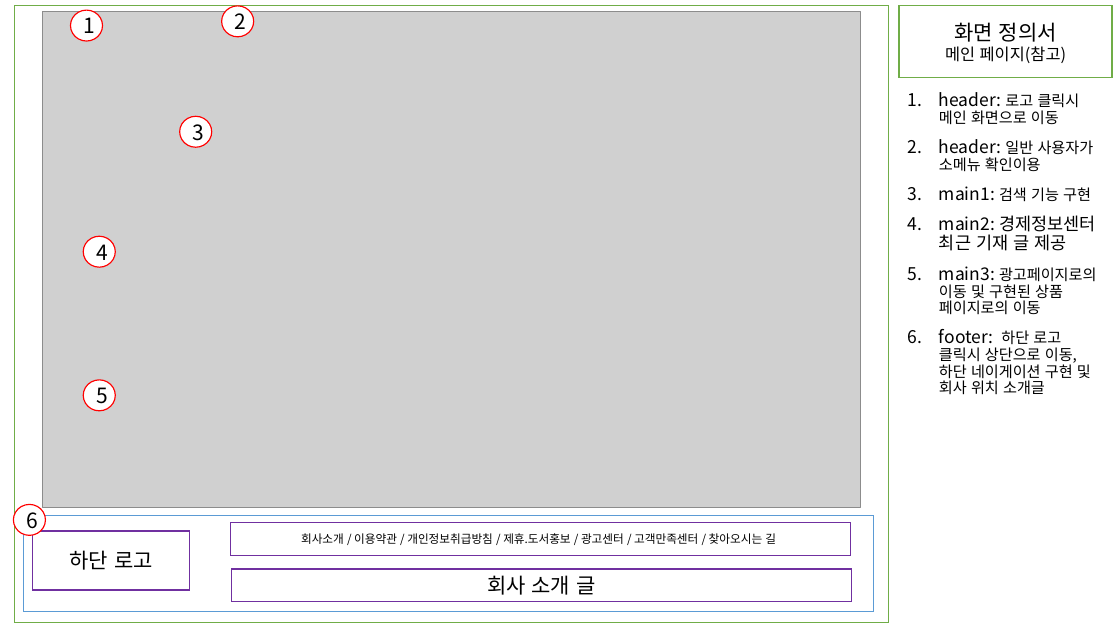
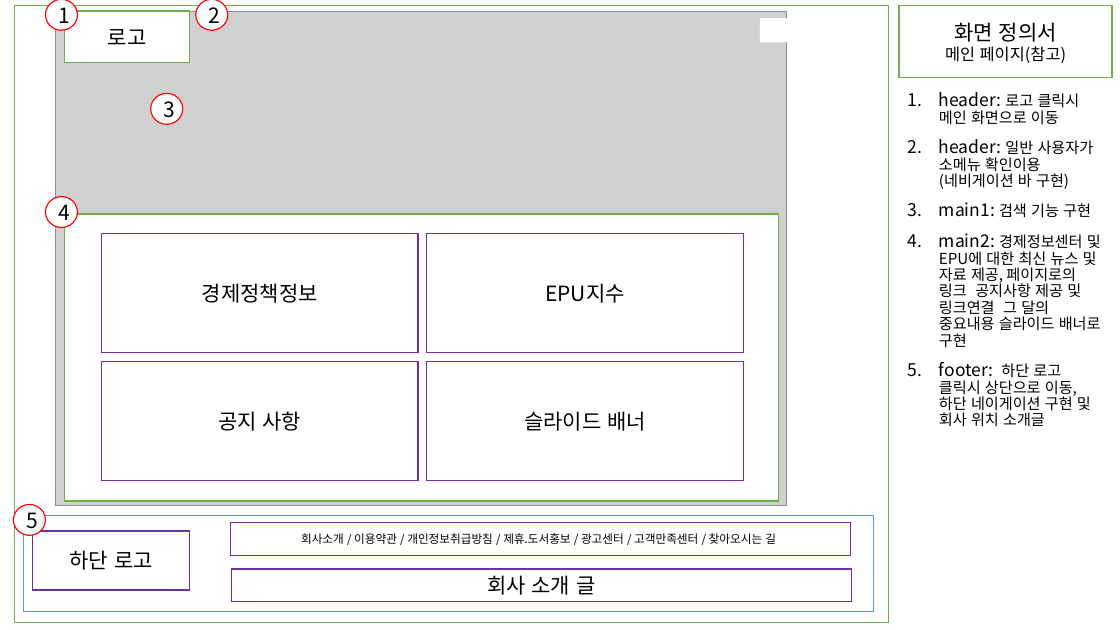
Before and after one commit to JSH970930/renewKDI, a slide deck: slide 2 of 응용SW프로젝트 화면정의서 1조.pptx (slide 3 before the commit). Drawn at 1120x630 pixels with LibreOffice and Linux fonts; fonts in the diff are those of the drawing; grey boxes stand for pictures. Boxes give left, top, right and bottom in pixels: in the first picture for what was removed or moved away, otherwise in the second. Text is boxed around its words. In the diff, an @@ line names an element or a change of style, - is before the commit and + after.

```diff
--- a/응용SW프로젝트 화면정의서 1조.pptx
+++ b/응용SW프로젝트 화면정의서 1조.pptx
@@ ellipse "1": place and size @@
-ellipse "1" at [71, 10, 103, 41]
+ellipse "1" at [45, 0, 77, 30]
@@ picture: place and size @@
-picture at [43, 12, 861, 507]
+picture at [55, 11, 786, 506]
@@ rectangle added at [65, 11, 190, 63], fill #FFFFFF, outline #70AD47 1 pt, 18 pt, text #000000 @@
+로고
@@ ellipse "2": place and size @@
-ellipse "2" at [222, 6, 254, 37]
+ellipse "2" at [196, 0, 228, 30]
@@ rectangle added at [760, 18, 787, 42], fill #FFFFFF @@
@@ ellipse "3": place and size @@
-ellipse "3" at [180, 116, 212, 147]
+ellipse "3" at [150, 93, 182, 124]
@@ text at [939, 139, 1094, 189]: text changed @@
-2. header: 일반 사용자가 소메뉴 확인이용
+2. header: 일반 사용자가 소메뉴 확인이용(네비게이션 바 구현)
@@ ellipse "4": place and size @@
-ellipse "4" at [83, 236, 115, 267]
+ellipse "4" at [45, 197, 77, 228]
@@ rectangle added at [65, 214, 779, 502], fill #FFFFFF, outline #70AD47 1 pt @@
@@ rectangle added at [102, 234, 418, 353], fill #FFFFFF, outline #7030A0 1 pt, 18 pt, text #000000 @@
+경제정책정보
@@ rectangle added at [427, 234, 744, 353], fill #FFFFFF, outline #7030A0 1 pt, 18 pt, text #000000 @@
+EPU지수
@@ text at [939, 233, 1101, 348]: text changed; size 15 to 13 pt @@
-4. main2: 경제정보센터 최근 기재 글 제공
-5. main3: 광고페이지로의 이동 및 구현된 상품 페이지로의 이동
+4. main2: 경제정보센터 및 EPU에 대한 최신 뉴스 및 자료 제공, 페이지로의 링크 공지사항 제공 및 링크연결 그 달의 중요내용 슬라이드 배너로 구현
@@ ellipse removed at [83, 380, 115, 411] @@
-5
@@ rectangle added at [102, 362, 418, 481], fill #FFFFFF, outline #7030A0 1 pt, 18 pt, text #000000 @@
+공지 사항
@@ rectangle added at [427, 362, 744, 481], fill #FFFFFF, outline #7030A0 1 pt, 18 pt, text #000000 @@
+슬라이드 배너
@@ text in ellipse at [26, 507, 38, 533]: text changed @@
-6
+5
```
Also in this commit, not shown: 1 other slide changed, 3 slides added, 1 slide removed.
